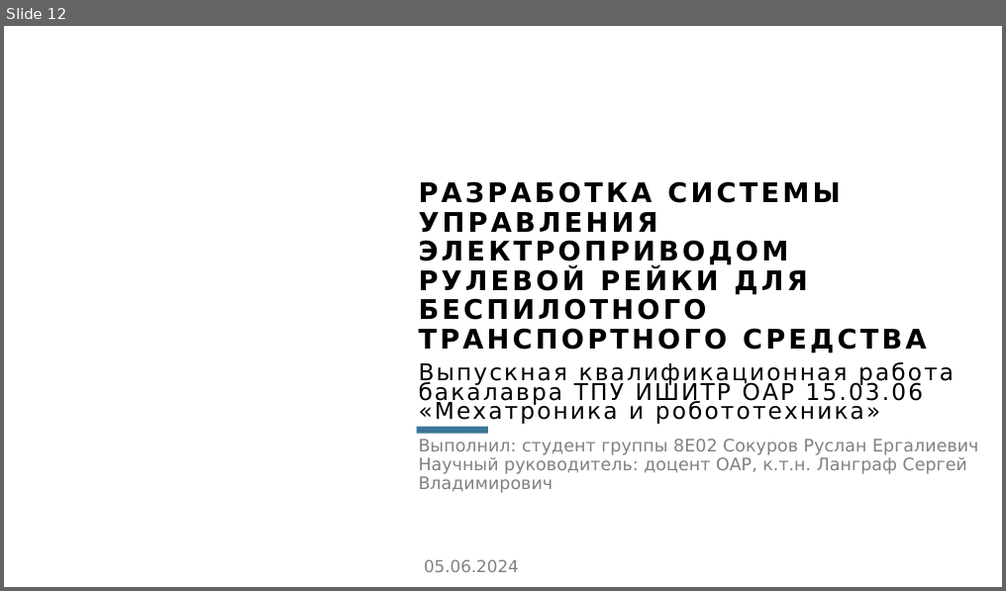
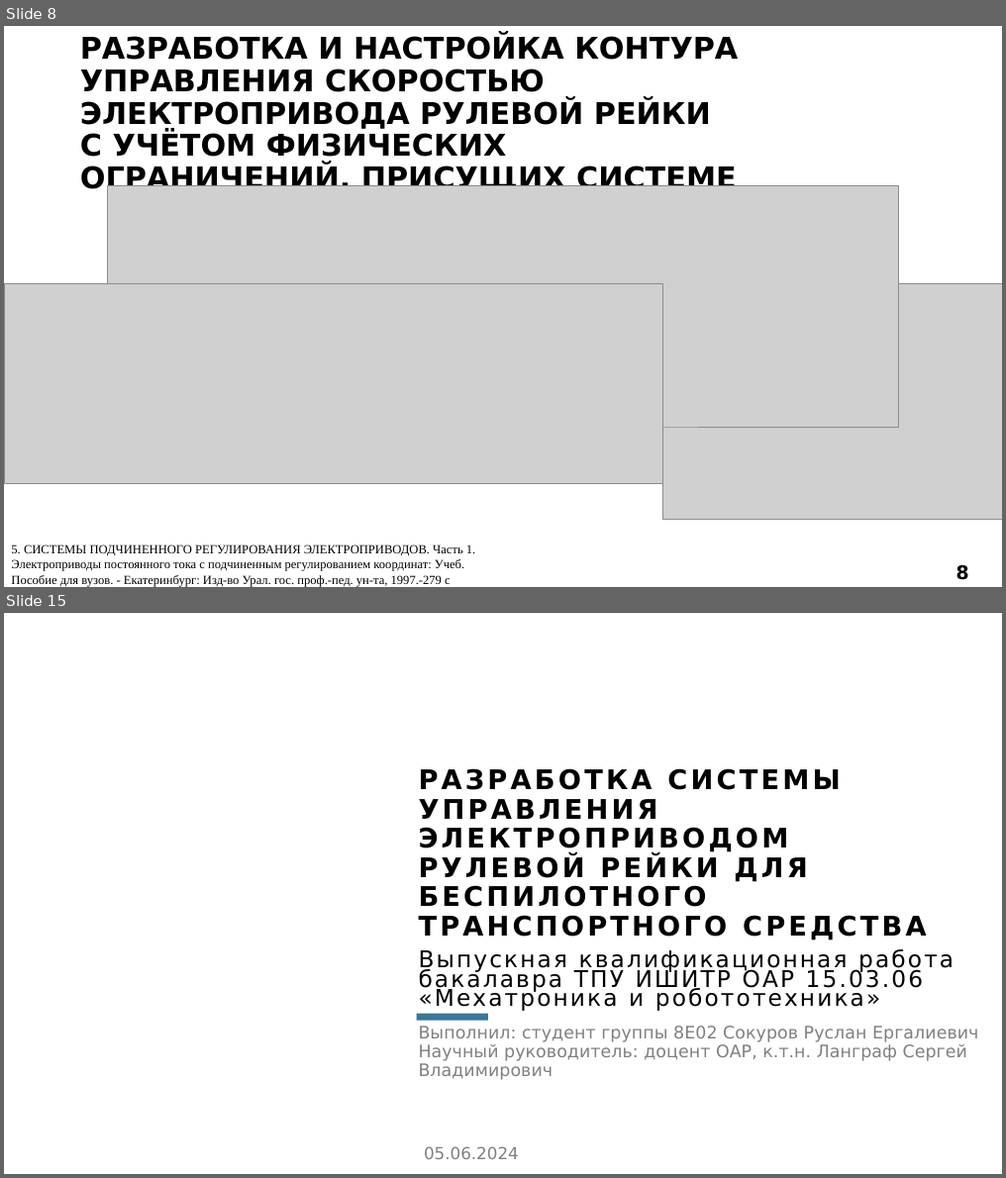
Before and after one commit to sokuroff/education, a slide deck: ВКР/ВКР.pptx. Shown one above the other, each under a label of ours: slide 12 before the commit, slides 8 and 15 after it; the slides between them are not shown. The pictures are 1006x591 and 1006x1178 pixels, drawn with LibreOffice and Linux fonts; fonts in the diff are those of the drawing; grey boxes stand for pictures; background and template pictures are left out. Boxes give left, top, right and bottom in pixels: in the first picture for what was removed or moved away, otherwise in the second. Text is boxed around its words. In the diff, an @@ line names an element or a change of style, - is before the commit and + after.

```diff
--- a/ВКР/ВКР.pptx
+++ b/ВКР/ВКР.pptx
@@ slide 8 added at (4, 26, 1002, 587), background #FFFFFF @@
@@ rectangle added at (4, 26, 1002, 235), fill #FFFFFF at 70% opacity @@
@@ title added at (80, 36, 738, 194), 28.8 pt, text #000000, bold @@
+РАЗРАБОТКА И НАСТРОЙКА КОНТУРА УПРАВЛЕНИЯ СКОРОСТЬЮ ЭЛЕКТРОПРИВОДА РУЛЕВОЙ РЕЙКИ С УЧЁТОМ ФИЗИЧЕСКИХ ОГРАНИЧЕНИЙ, ПРИСУЩИХ СИСТЕМЕ
@@ picture added at (108, 186, 899, 427) @@
@@ picture added at (4, 284, 662, 483) @@
@@ picture added at (662, 284, 1002, 520) @@
@@ text added at (11, 545, 475, 587), 12 pt, text #000000 @@
+5. СИСТЕМЫ ПОДЧИНЕННОГО РЕГУЛИРОВАНИЯ ЭЛЕКТРОПРИВОДОВ. Часть 1. Электроприводы постоянного тока с подчиненным регулированием координат: Учеб. Пособие для вузов. - Екатеринбург: Изд-во Урал. гос. проф.-пед. ун-та, 1997.-279 с
@@ page number added at (956, 566, 969, 579), 18 pt, text #000000, bold @@
+8
@@ what was slide 12 is now slide 15 @@
```
Also in this commit, not shown: 7 slides changed, 2 other slides added, 2 other files.
